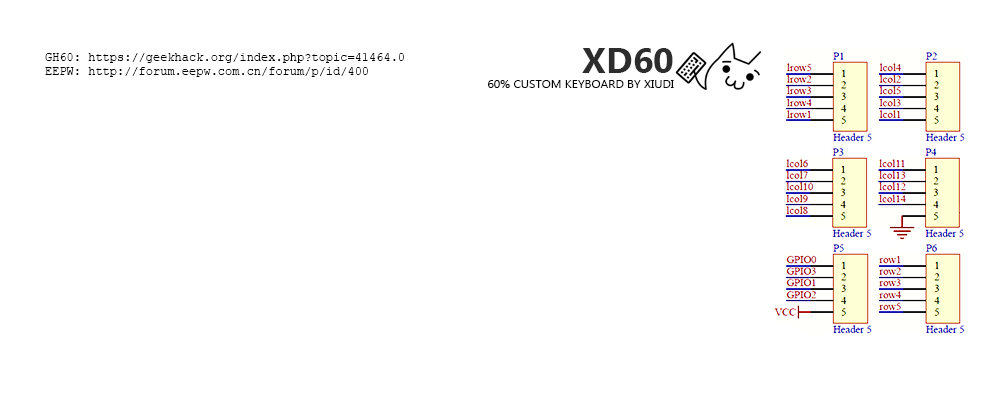
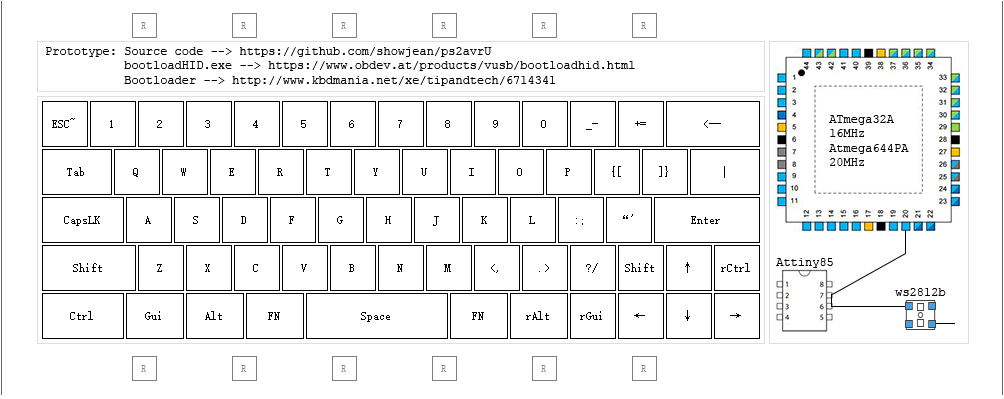
Layer changes from the first 1004 x 399 image to the second:
added layer "Shape 1" above "ws2812b" over [936, 323, 955, 324]
added layer "ws2812b" above "QQ截图20180415010858" over [895, 288, 946, 330]
hid "Layer 3" over [774, 47, 965, 338]
hid "6x4.5" over [674, 41, 761, 90]
hid "XD60 60% CUSTOM KEYBOARD BY XIUDI" over [488, 48, 674, 88]
hid "GH60: https://geekhack.org/index.php?topic=41464.0 EEPW: http:/" over [45, 53, 404, 77]
showed "bfake", painted on it over [46, 47, 964, 341]
showed "QQ截图20180323220739" over [1, 1, 1003, 395]
